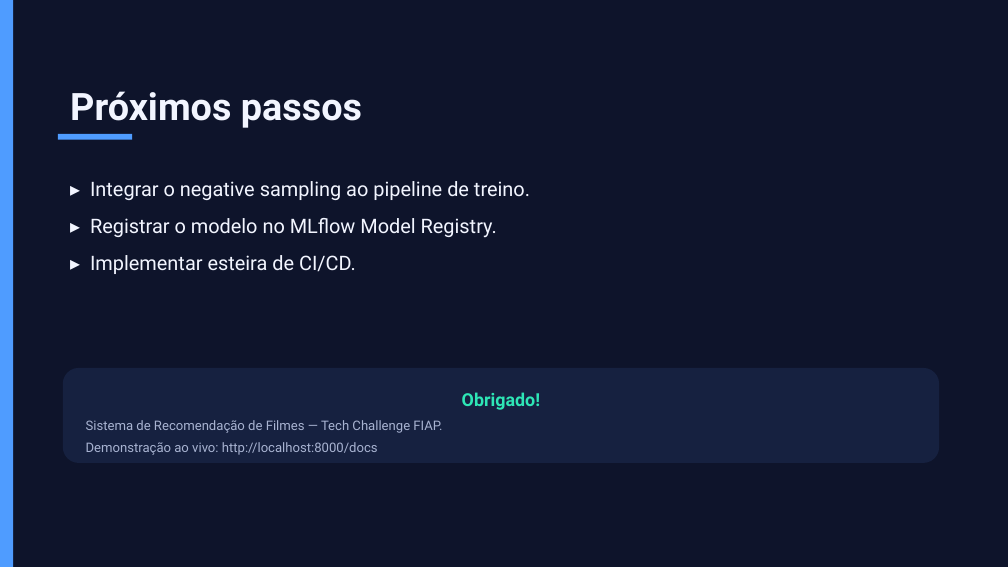
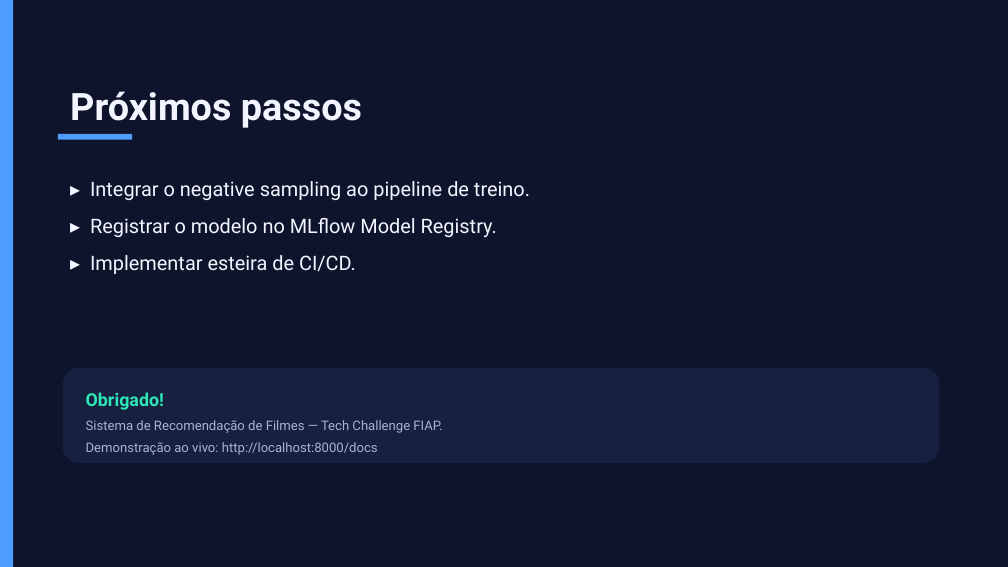
Before and after one commit to RM371356/recommendation-system, a slide deck: slide 10 of apresentacao/apresentacao_STAR.pptx. Drawn at 1008x567 pixels with LibreOffice and Linux fonts; fonts in the diff are those of the drawing. Boxes give left, top, right and bottom in pixels: in the first picture for what was removed or moved away, otherwise in the second. Text is boxed around its words. In the diff, an @@ line names an element or a change of style, - is before the commit and + after.

```diff
--- a/apresentacao/apresentacao_STAR.pptx
+++ b/apresentacao/apresentacao_STAR.pptx
@@ text in rounded rectangle at bbox=[86, 392, 164, 410]: alignment centre to left @@
```
Also in this commit, not shown: 8 other slides changed, 2 other files.
